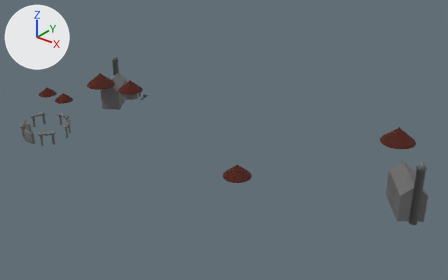
The glTF model assets/models/cycle_1.glb, before and after one commit.
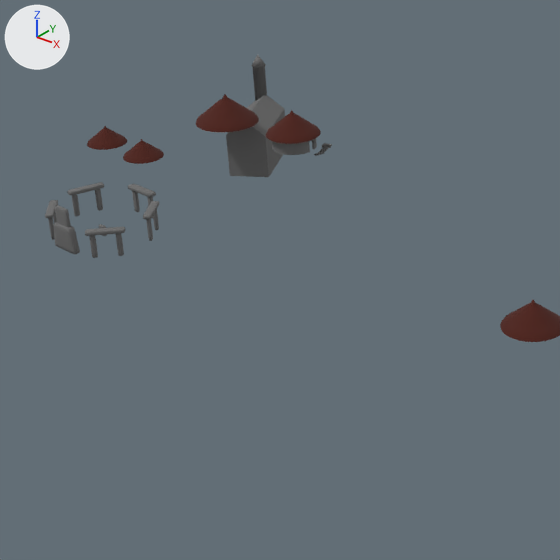
Old and new are each drawn whole from a 50 mm camera at (190.9, -153.8, 117.3) aimed at (40.1, 34.7, 0.4) and again close up on the part from 0% to 56% of the width and 11% to 100% of the height. The lights are fixed; the arrows at upper left show +X, +Y and +Z. Where no turn or scale is listed for an object, it has been applied to the vertices.

Script lines for the objects in view, before the commit:
```python
me_cube_001 = bpy.data.meshes.new('Cube.001')
me_cube_001.from_pydata(...)  # 61 vertices, 114 faces; spans x -9.7..9.7, y -11.1..11.1, z -0.6..25.6
me_cube_001.materials.append(mat_stone)  # dark grey #6d6d6d
me_cylinder_006 = bpy.data.meshes.new('Cylinder.006')
me_cylinder_006.from_pydata(...)  # 576 vertices, 1148 faces; spans x -5.76..5.76, y -5.76..5.76, z -1.91..3.26
me_cylinder_006.materials.append(mat_tree)  # dark red #4d1b10
me_mesh = bpy.data.meshes.new('Mesh')
me_mesh.from_pydata(...)  # 1770 vertices, 3472 faces; spans x -9.4..9.8, y -7.7..9.4, z -0.9..6.6
me_mesh.materials.append(mat_stone)  # dark grey #6d6d6d
ob_church_001 = bpy.data.objects.new('Church.001', me_cube_001)
ob_church_001.location = (-67.2, 67.9, -20.5)
ob_hutroof_004 = bpy.data.objects.new('HutRoof.004', me_cylinder_006)
ob_hutroof_004.location = (59.8, 18.5, -1.4)
ob_ritualsite = bpy.data.objects.new('RitualSite', me_mesh)
ob_ritualsite.location = (8.8, -32.0, 19.0)
# also in view: 'HutRoof.003' at (-61.5, 54.1, -0.5); 'HutRoof' at (-22.6, 40.0, 9.2)
```
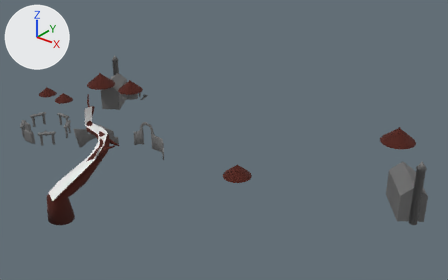
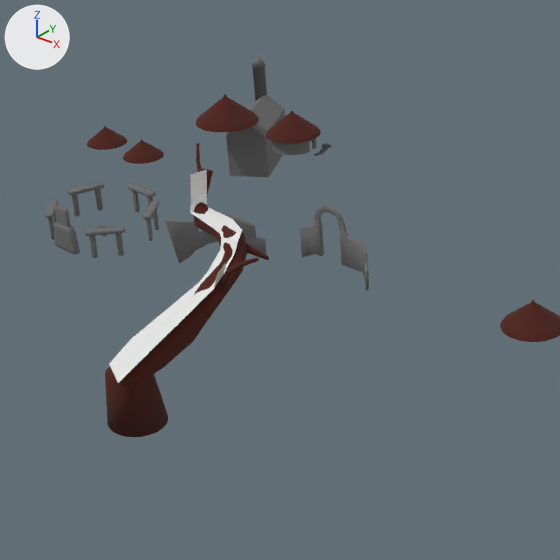
Commit message: Upper tree

Edits to the bpy script that builds the scene:
```text
Add mat_tree_001:
    mat_tree_001 = principled_material('Tree.001')
    mat_tree_001.base_color = (0.0738, 0.0111, 0.00534)  # dark red #4d1b10
    mat_tree_001.roughness = 1.0
Add me_treeupper_colonly:
    me_treeupper_colonly.from_pydata(...)  # 24 vertices, 22 faces; spans x -7.9..6.6, y -1.8..27.2, z -1.5..22.9
Add me_treeupper:
    me_treeupper.from_pydata(...)  # 704 vertices, 1332 faces; spans x -15.2..12.2, y -4.8..29.7, z -11.1..24.8
    me_treeupper.materials.append(mat_tree_001)  # dark red #4d1b10
Add me_cube_004_col:
    me_cube_004_col.from_pydata(...)  # 184 vertices, 368 faces; spans x -5.3..4.1, y -12.1..4.4, z -7.8..2.8
    me_cube_004_col.materials.append(mat_stone)  # dark grey #6d6d6d
Add me_cube_003_col:
    me_cube_003_col.from_pydata(...)  # 408 vertices, 812 faces; spans x -11.0..8.0, y -2.5..0.5, z -6.7..6.3
    me_cube_003_col.materials.append(mat_stone)  # dark grey #6d6d6d
Add ob_treeuppercol:
    ob_treeuppercol = bpy.data.objects.new('TreeUpperCol', me_treeupper_colonly)
    ob_treeuppercol.location = (24.2, -43.3, 4.2)
Add ob_treeupper:
    ob_treeupper = bpy.data.objects.new('TreeUpper', me_treeupper)
    ob_treeupper.location = (24.3, -40.6, 3.3)
Add ob_gardenwall:
    ob_gardenwall = bpy.data.objects.new('GardenWall', me_cube_004_col)
    ob_gardenwall.location = (-1.6, 4.0, 4.9)
Add ob_arch:
    ob_arch = bpy.data.objects.new('Arch', me_cube_003_col)
    ob_arch.location = (19.0, 13.2, 2.9)
```

Boxes [x1, y1, x2, y2] around the edits, measured in the close-ups (560 x 560 px):
'TreeUpper', added: after [105, 143, 269, 437]
'TreeUpperCol', added: after [109, 170, 242, 383]
'Arch', added: after [300, 205, 369, 290]
'GardenWall', added: after [164, 212, 267, 263]
